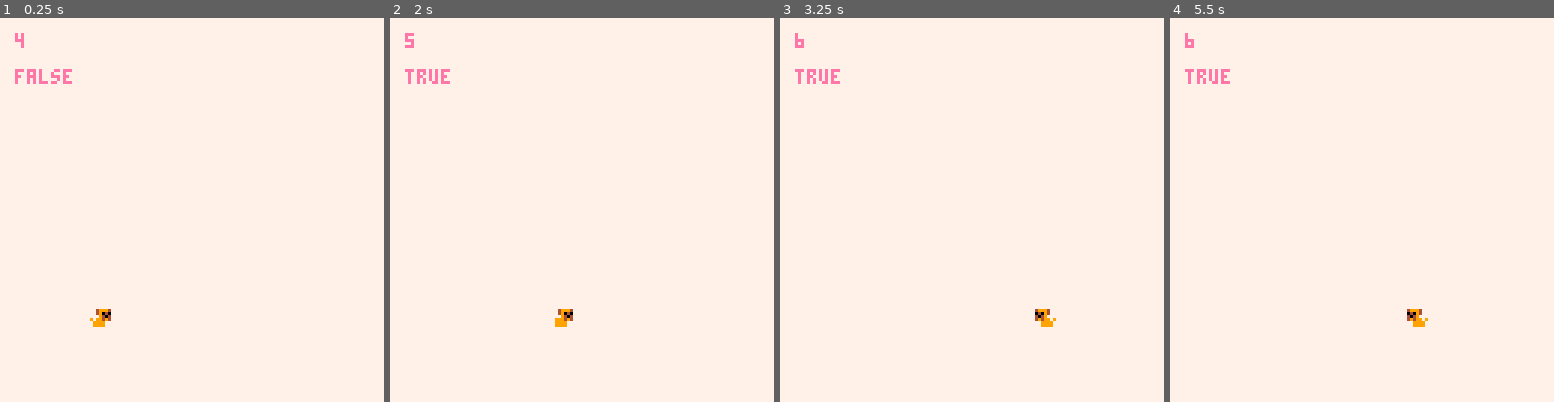
Above: before the commit, frames 1-4 (left to right).
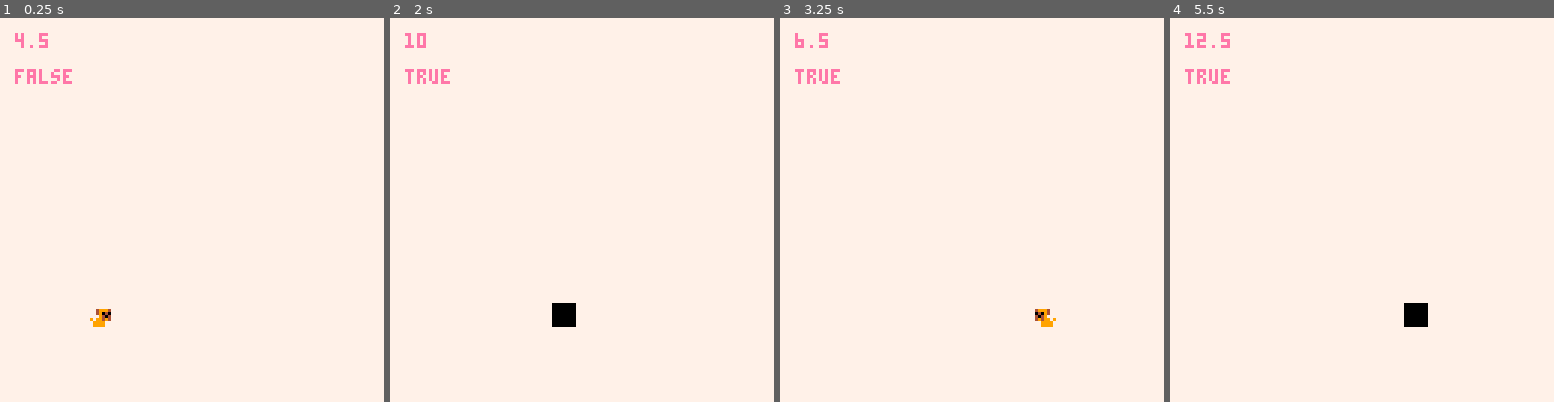
Above: after the commit, the same moments.

Repository: Mednikov/runpugrun
Game: PICO-8 cartridge runpugrun.p8
The game is run twice, just before and just after one commit, with the same random seed, the same clock (stepped at 60 frames per second) and the same inputs.
Inputs:
- Up to frame 1 (0.25 s): no input
- Up to frame 2 (2 s): hold Right from 1.6 s (still down)
- Up to frame 3 (3.25 s): release Right at 2.1 s; hold Right 2.47-3.03 s; hold Left from 3.08 s (still down)
- Up to frame 4 (5.5 s): release Left at 3.58 s; hold Right 4.02-4.68 s; hold Left from 5.08 s (still down)

The runs differ from the first frame. In frame 1, less than 0.1% of the frame differs, in the area x 7-13%, y 3-8%; in frame 2, 0.5%; in frame 3, less than 0.1%; in frame 4, 0.6%, in the area x 3-68%, y 3-81%.

Commit message:
save progress

Diff:
--- a/runpugrun.p8
+++ b/runpugrun.p8
@@ -2,57 +2,82 @@
 version 4
 __lua__
 
-pug = {}
-pug.x = 30
-pug.y = 95
-pug.speed = 2
-
-pug.startspr = 4
-pug.endspr = 7
-
-pug.sprite = pug.startspr
-
-pug.moving = false
-pug.movingstartspr = 20
-pug.movingendspr = 23
-
-pug.flip = false
-
-function pugstanding()
-  pug.sprite += 1
-  if (pug.sprite > pug.endspr) then
-    pug.sprite = pug.startspr
+pug = {
+  x = 30,
+  y = 95,
+  speed = 2,
+
+  startSpr = 4,
+  endSpr = 7,
+
+  moving = false,
+  move = {
+    startSpr = 20,
+    endSpr = 23
+  },
+
+  flip = false
+}
+
+pug.sprite = pug.startSpr
+
+function pugAnimate(startSprite, endSprite)
+  pug.sprite += 0.5
+  if pug.sprite > endSprite then
+    pug.sprite = startSprite
   end
 end
 
-function pugmoving()
+function pugHandle()
   pug.moving = false
   if btn(0) then
     pug.moving = true
     pug.flip = true
     pug.x -= pug.speed
+    pugAnimate(pug.move.startSpr, pug.move.endSpr)
   end
   if btn(1) then
     pug.moving = true
     pug.flip = false
     pug.x += pug.speed
+    pugAnimate(pug.move.startSpr, pug.move.endSpr)
+  end
+  if not pug.moving then
+    pugAnimate(pug.startSpr, pug.endSpr)
   end
 end
 
-function test()
-  if pug.moving then
-    if (pug.sprite > pug.movingendspr) then
-      pug.sprite = pug.movingstartspr
-    end
-  end
-end
+-- function pugmoving()
+--   pug.moving = false
+--   if btn(0) then
+--     pug.moving = true
+--     pug.flip = true
+--     pug.x -= pug.speed
+--   end
+--   if btn(1) then
+--     pug.moving = true
+--     pug.flip = false
+--     pug.x += pug.speed
+--   end
+-- end
+
+-- function test()
+--   if pug.moving then
+--     if (pug.sprite > pug.movingendSpr) then
+--       pug.sprite = pug.movingstartSpr
+--     end
+--   end
+-- end
+
+
+
 
 -- function move()
 --   pug.moving = true
---   pug.sprite = pug.movingstartspr
+--   pug.sprite = pug.movingstartSpr
 --   pug.sprite += 1
---   if (pug.sprite > pug.movingendspr) then
---     pug.sprite = pug.movingstartspr
+--   if (pug.sprite > pug.movingendSpr) then
+--     pug.sprite = pug.movingstartSpr
 --   end
 -- end
 
@@ -69,9 +94,13 @@
 --   end
 
 --   if not pug.moving then
---     pug.sprite = pug.startspr
+--     pug.sprite = pug.startSpr
 --   end
 -- end
+…(4 lines of a section not shown)…
 
 function _init()
   cls()
@@ -81,9 +110,9 @@
 
 function _update()
   -- runpug()
-  pugstanding()
-  pugmoving()
-  test()
+  pugHandle()
+  -- pugmoving()
+  -- test()
 end
 
 function _draw()
